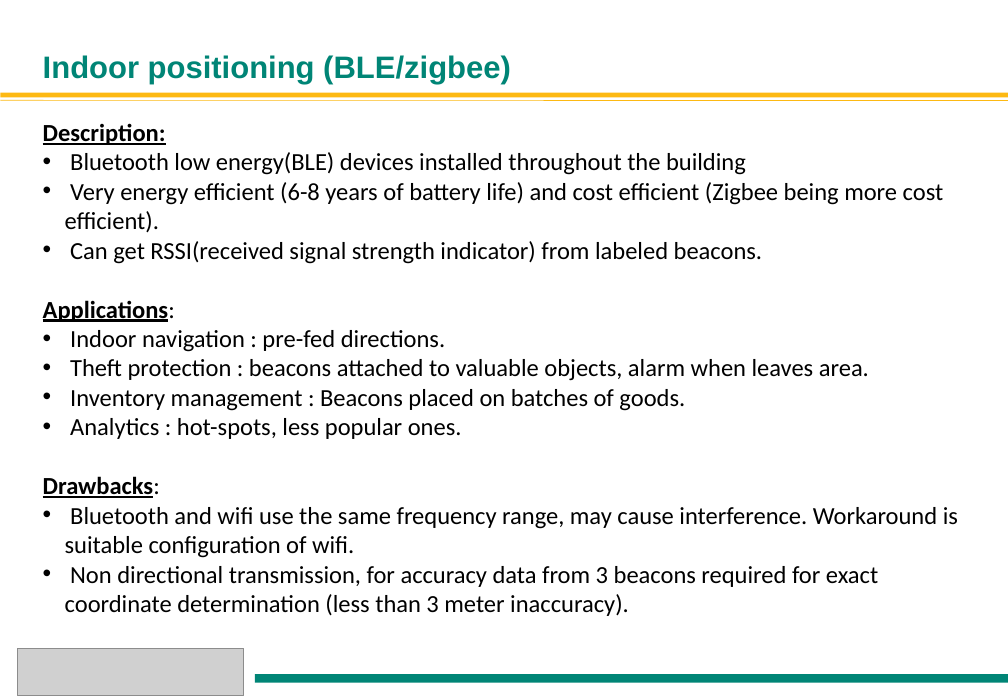
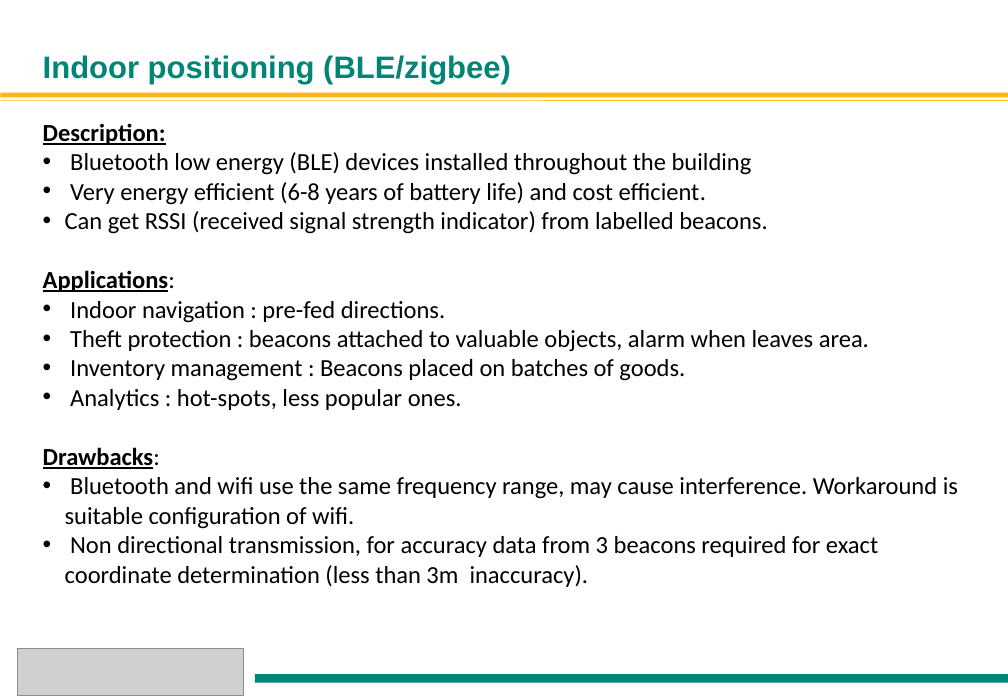
Before and after one commit to Anuragkedia/Anuragkedia.github.io, a slide deck: slide 9 of Smart office2.ppt (slide 4 before the commit). Drawn at 1008x698 pixels with LibreOffice and Linux fonts; fonts in the diff are those of the drawing; grey boxes stand for pictures. Boxes give left, top, right and bottom in pixels: in the first picture for what was removed or moved away, otherwise in the second. Text is boxed around its words. In the diff, an @@ line names an element or a change of style, - is before the commit and + after.

```diff
--- a/Smart office2.ppt
+++ b/Smart office2.ppt
@@ text at <box>65,152,767,234</box>: text changed @@
-• Bluetooth low energy(BLE) devices installed throughout the building
-• Very energy efficient (6-8 years of battery life) and cost efficient (Zigbee being more cost efficient).
-• Can get RSSI(received signal strength indicator) from labeled beacons.
+• Bluetooth low energy (BLE) devices installed throughout the building
+• Very energy efficient (6-8 years of battery life) and cost efficient.
+• Can get RSSI (received signal strength indicator) from labelled beacons.
@@ text at <box>65,536,878,587</box>: text changed @@
-• Non directional transmission, for accuracy data from 3 beacons required for exact coordinate determination (less than 3 meter inaccuracy).
+• Non directional transmission, for accuracy data from 3 beacons required for exact coordinate determination (less than 3m inaccuracy).
```
Also in this commit, not shown: 6 other slides changed, 9 slides added, 6 slides removed.
